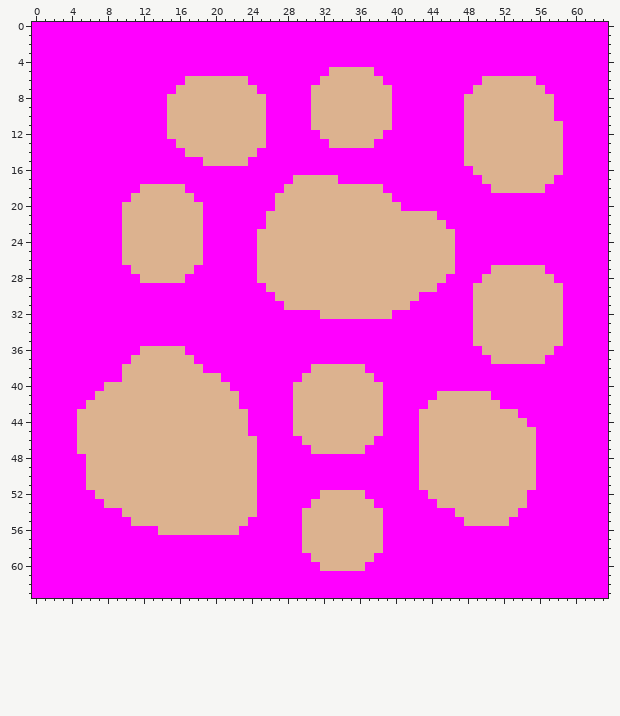
Pixel-art sprite -- assets/iron.png. The picture above was drawn from the file before the commit.
The file is 64x64 pixels. Colours within 5 levels of each other are drawn and written as one.
After:
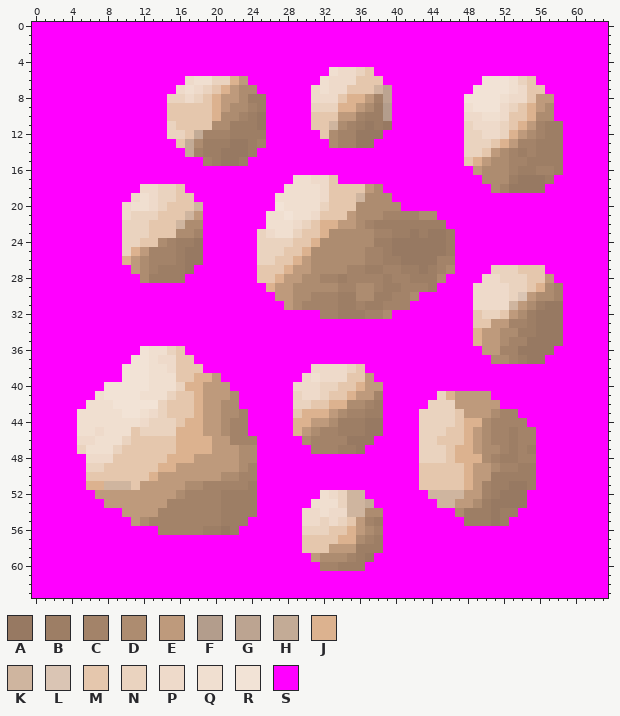
Palette (. is transparent): A #977962  B #9d7e65  C #a38369  D #ad8c70  E #be9a7c  F #b39d8c  G #bca491  H #c3ab96  J #dcb28f  K #cfb59f  L #dac5b4  M #e5c7ad  N #ead3bf  P #eedaca  Q #f0dfd0  R #f2e3d6  S #ff00ff
From old to new:
Changed rows in their new state; - is an unchanged pixel.
first column x 5:
 5 ----------------------------QPPNM---------------------
 6 ------------PQQNN-E--------QPPPMMM-----------RRRQNM---
 7 -----------PQPNM-EDD------PQPPMMMKG---------RRRRQPMM--
 8 ----------NNPNM-EEDBB-----PPPM--ECG--------RRRRQPPMEE-
 9 ----------MMMMM-EDDCB-----NNN--EDBF--------QRRRPNM-ED-
10 ----------MMMMM-DDCBA-----MMMEECBBF--------PPQQPMM-DD-
11 ----------NMMMMDDBBBA-----MMKDCBABA--------NPPPNM-ECBB
12 ----------NNMHCCCBBBB------MDCCAAA---------NNPPN-EDCBB
13 -----------MHDBBBAABC-------DCCAA----------NNNM-ECCBBB
14 ------------HCBBAAAB-----------------------NNMEDCBCBBB
15 --------------CBAAB------------------------M-EDDCCBBBB
16 --------------------------------------------EDDDCBBCCB
17 ------------------------QQPPM----------------DDDBAAAB-
18 -------PPNNM-----------QQQQPMMMMED------------DCAAAA--
19 ------PQPNNMM---------QQQQQPMMMKDDD-------------------
20 -----PQQPNMMMK--------RQQQQNMMMDDDDD------------------
21 -----PNNNMMMKE-------QQRQQPMMMEDDDCCCCDD--------------
22 -----NNNMMMKDD-------QQQPNM--EEDCBBBBBBBB-------------
23 -----NNNMMMDDC------NPQQNMM-DDDDDCCBBABAAB------------
24 -----NNMMDCBBA------NNNNMM-DDDDDDBBAAAAAAB------------
25 -----N-ECCCBAA------NNNMM-DDDDDDCCBAAAAAAB------------
26 ------EDCCCBAA------NNMM-EDDDDDDCCBBAAAACC------------
27 ------EDCBBBA-------MMM-EEDDDDCCBBCCBBABCD----NNNMMM--
28 -------DBBBB--------MM-EEDDCCBCCCCBCCBBBD----PPNNNMME-
29 ----------------------EEDDDDDCCDDCBBCCCB----PPPPNNM-DC
30 ----------------------EEDDCCCBBDDBBCCD------PPPPNLEDDC
31 -----------------------EDCCCCBBCBBCCC-------PPPPKEDBAA
32 ---------------------------CCBBBCCD---------MNNMEDBAAA
33 --------------------------------------------MMEECCBAAA
34 ---------------------------------------------EEDDBBAAA
35 ---------------------------------------------EEDCCAAAA
36 -------RQQNM---------------------------------EECCAAAA-
37 ------RRQPPMM---------------------------------DDCBAA--
38 -----RRRQQPMMM------------PPPPNM----------------------
39 -----RRRQQQMM--E---------PQPPPMME---------------------
40 ---RRRRRQQQN--EEE-------PPPNNMM-EE--------------------
41 --QRRRRQQQNMM-EEED------NPPNMM-EEC------N-EEEE--------
42 -QQQRRRRRNMMM-EEDD------NNMM--DDCB-----NNNEEEEE-------
43 QQQQQRRQPNMMM-EEDDC-----M---EDCCBB----NNNNMEEEDCC-----
44 QQQQQQQPNNNM--EEDCC-------EEDBBBAA----NNNNM--DCCCC----
45 QQPQQQMNNNN---EEDCC------EDCCBBBAA----NNNMM-EDCCBCC---
46 PPQQQNMMMMM----EECCC-----DCCCCAAA-----NNMMM-EDCCBCC---
47 NQQQNMMMMMM----EEEDD------CCCBBA------NNNM--EDDCBCB---
48 -PPPMMMMMM---EEEEEDD------------------NNNM---DCBBCC---
49 -NNMMMMMM--EEEEEEEDC------------------MMMMM-EEDCCBB---
50 -MMMMMMM-EEEEEEEDDCC------------------MMMMM-EEBBBBB---
51 ---KKKMEEEEEDDCCCCCB------------------MMMMM-ECBBAAB---
52 --EEEEEEEEEDCCCCBBBB-------QPNKK-------KKKKEECBAAA----
53 ---EEEEEEECCCCCCBBBB------QQQNKKH-------KKEEDBAAAA----
54 -----EEEECCCCCCCBBBB-----PPQPPKKDD--------DBBBABB-----
55 ------EDCCCCCCCCBBB------PPNPNMECB---------BBBAB------
56 ---------CCCCCBBAB-------NNNMM-EDC--------------------
57 -------------------------MMMM--DCB--------------------
58 -------------------------MMMEEEBBB--------------------
59 --------------------------EDDDCBA---------------------
60 ---------------------------CCBBB----------------------
Pixel boxes of the changes (left, top, right, bottom) in both pictures:
changed: (77, 67, 563, 571)
